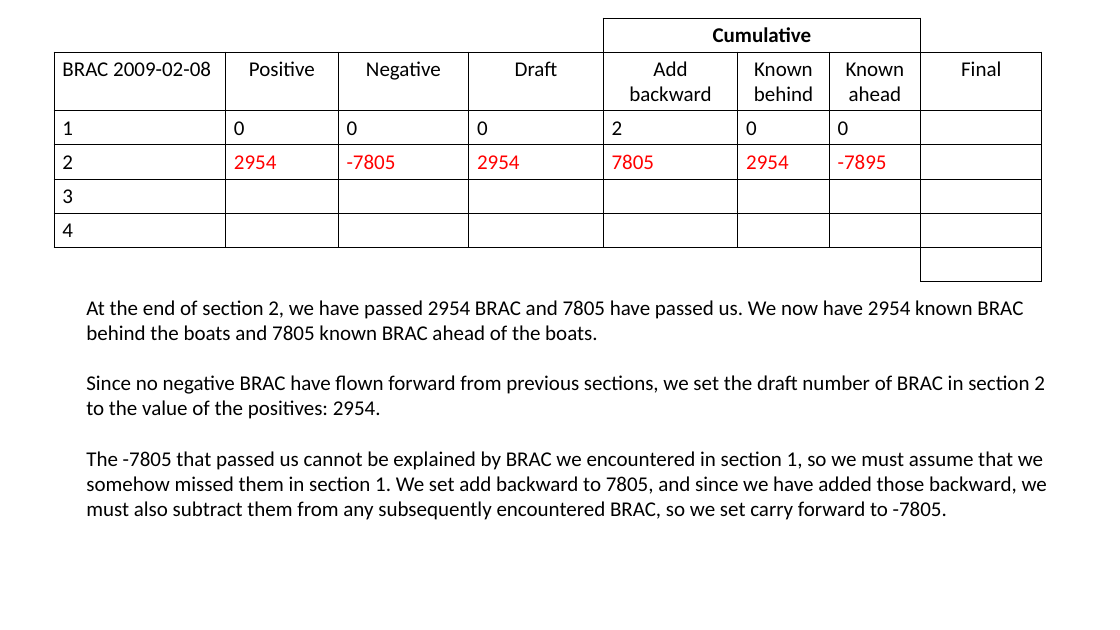
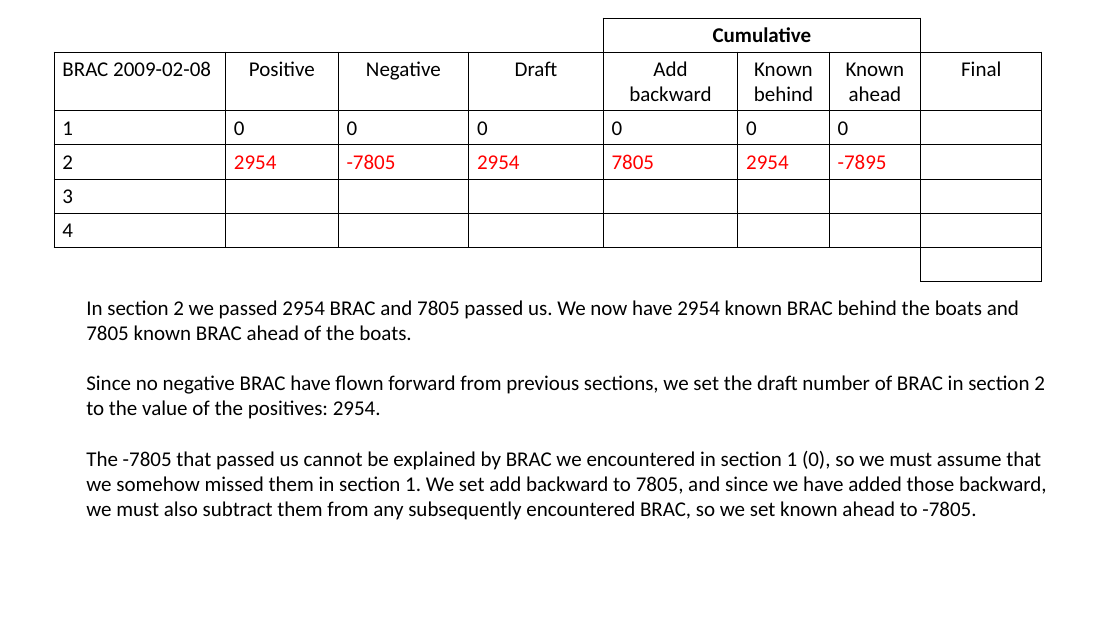
Before and after one commit to scottfjennings/ACR_waterbird_data_management, a slide deck: slide 9 of new_negative_logic_examples.pptx. Drawn at 1120x630 pixels with LibreOffice and Linux fonts; fonts in the diff are those of the drawing. Boxes give left, top, right and bottom in pixels: in the first picture for what was removed or moved away, otherwise in the second. Text is boxed around its words. In the diff, an @@ line names an element or a change of style, - is before the commit and + after.

```diff
--- a/new_negative_logic_examples.pptx
+++ b/new_negative_logic_examples.pptx
@@ table at [54, 18, 1041, 281] @@
-row 3, column 5: 2
+row 3, column 5: 0
@@ text at [86, 300, 1019, 340]: text changed @@
-At the end of section 2, we have passed 2954 BRAC and 7805 have passed us. We now have 2954 known BRAC behind the boats and 7805 known BRAC ahead of the boats.
+In section 2 we passed 2954 BRAC and 7805 passed us. We now have 2954 known BRAC behind the boats and 7805 known BRAC ahead of the boats.
@@ text at [86, 451, 1047, 520]: text changed @@
-The -7805 that passed us cannot be explained by BRAC we encountered in section 1, so we must assume that we somehow missed them in section 1. We set add backward to 7805, and since we have added those backward, we must also subtract them from any subsequently encountered BRAC, so we set carry forward to -7805.
+The -7805 that passed us cannot be explained by BRAC we encountered in section 1 (0), so we must assume that we somehow missed them in section 1. We set add backward to 7805, and since we have added those backward, we must also subtract them from any subsequently encountered BRAC, so we set known ahead to -7805.
```
Also in this commit, not shown: 19 other slides changed, 1 other file.
